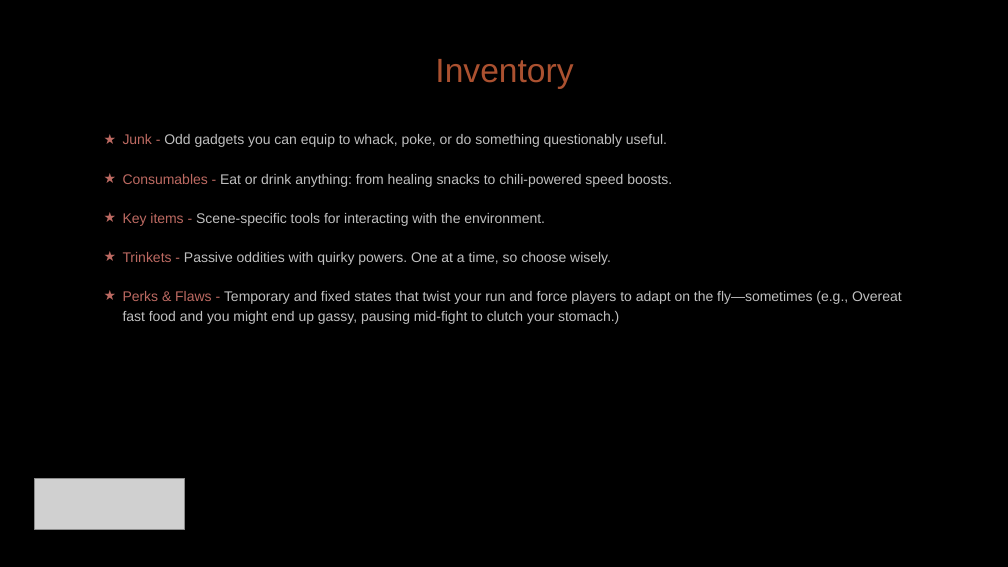
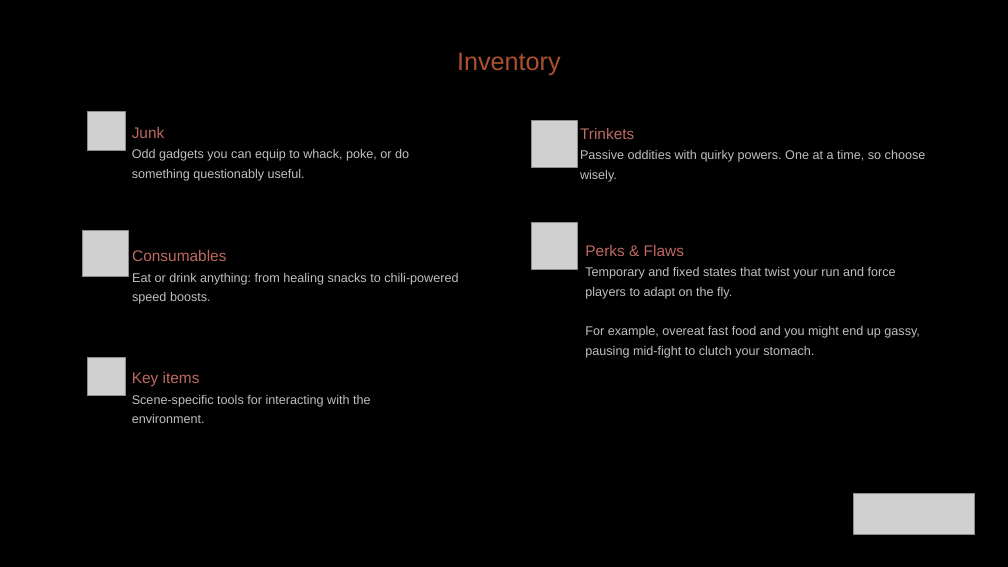
Before and after one commit to diegohcanepa/Remizione, a slide deck: slide 7 of Pitch Deck.pptx. Drawn at 1008x567 pixels with LibreOffice and Linux fonts; fonts in the diff are those of the drawing; grey boxes stand for pictures; background and template pictures are left out. Boxes give left, top, right and bottom in pixels: in the first picture for what was removed or moved away, otherwise in the second. Text is boxed around its words. In the diff, an @@ line names an element or a change of style, - is before the commit and + after.

Commit message:
Improved pitch deck.

```diff
--- a/Pitch Deck.pptx
+++ b/Pitch Deck.pptx
@@ text "Inventory": place and size @@
-text "Inventory" at box(435, 59, 573, 89)
+text "Inventory" at box(457, 52, 561, 75)
@@ text "Inventory" at box(457, 52, 561, 75): size 24 to 18 pt @@
@@ picture added at box(88, 112, 126, 150) @@
@@ text added at box(132, 127, 409, 181), 9 pt, text #BFBFBF @@
+Junk
+Odd gadgets you can equip to whack, poke, or do something questionably useful.
@@ picture added at box(532, 121, 579, 167) @@
@@ text added at box(580, 128, 926, 182), 9 pt, text #BFBFBF @@
+Trinkets
+Passive oddities with quirky powers. One at a time, so choose wisely.
@@ picture added at box(83, 231, 129, 277) @@
@@ picture added at box(532, 223, 579, 269) @@
@@ text added at box(132, 250, 458, 304), 9 pt, text #BFBFBF @@
+Consumables
+Eat or drink anything: from healing snacks to chili-powered speed boosts.
@@ subtitle at box(585, 245, 919, 358): text changed; size 10 to 9 pt @@
-★ Junk - Odd gadgets you can equip to whack, poke, or do something questionably useful.
-★ Consumables - Eat or drink anything: from healing snacks to chili-powered speed boosts.
-★ Key items - Scene-specific tools for interacting with the environment.
-★ Trinkets - Passive oddities with quirky powers. One at a time, so choose wisely.
-★ Perks & Flaws - Temporary and fixed states that twist your run and force players to adapt on the fly—sometimes (e.g., Overeat fast food and you might end up gassy, pausing mid-fight to clutch your stomach.)
+Perks & Flaws
+Temporary and fixed states that twist your run and force players to adapt on the fly.
+For example, overeat fast food and you might end up gassy, pausing mid-fight to clutch your stomach.
@@ picture added at box(88, 358, 125, 395) @@
@@ text added at box(132, 372, 371, 423), 9 pt, text #BFBFBF @@
+Key items
+Scene-specific tools for interacting with the environment.
@@ picture: place and size @@
-picture at box(34, 479, 184, 529)
+picture at box(854, 493, 975, 534)
```
Also in this commit, not shown: 8 other slides changed, 1 slide added, 1 slide removed, 2 other files.
